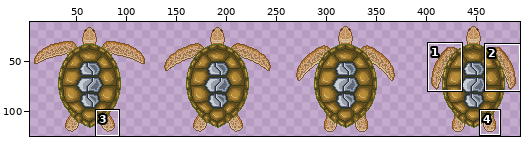
Two versions of one sprite sheet, Characters/Turtle/turtle-Sheet.png. Above, an overview of the earlier version with the close-up marked.
Close-up. Before:
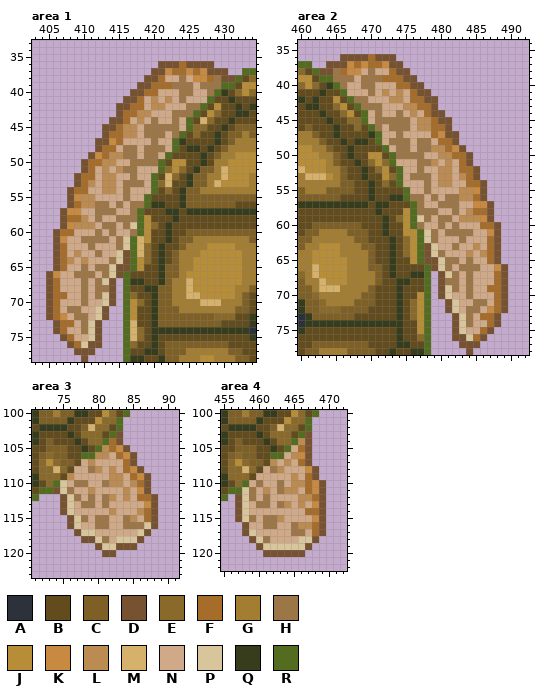
The file is 512x128 pixels. Colours within 5 levels of each other are drawn and written as one. Shown: area 1: x 403..434, y 33..78; area 2: x 460..492, y 34..78; area 3: x 71..91, y 100..123; area 4: x 455..472, y 100..122. The wide view leaves out empty margins. The commit also changed other parts of the picture, which this record leaves out.
Palette (. is transparent): A #2d313a  B #624c1e  C #7e6027  D #775231  E #8a6a2a  F #a66c29  G #a37e32  H #9d7648  J #b88d38  K #c88941  L #bb8b52  M #d5b16b  N #d0aa88  P #d9c59c  Q #373c1d  R #536c1f
Once edited:
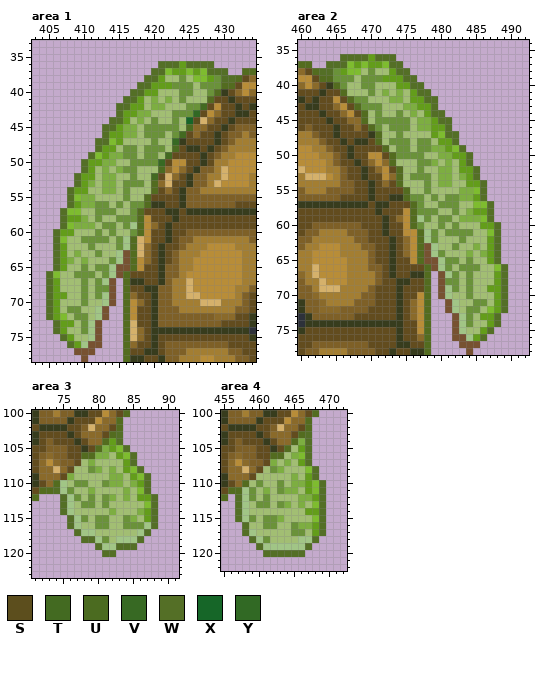
Colours new in this view: S #5c4e1d  T #436a21  U #4b6b20  V #376923  W #546f26  X #166628  Y #316924
Change:
colour F: #a66c29 -> #639d1a
colour H: #9d7648 -> #6a9239
colour K: #c88941 -> #7ebc2f
colour L: #bb8b52 -> #7dae41
colour N: #d0aa88 -> #a2be73
colour P: #d9c59c -> #a1c586
Area 1:
y 36: x 421..423 DDD -> WWW; x 425..428 DDDD -> WWWW
y 37: x 420..421 DD -> WW; x 428..430 DDD -> WWW
y 38: x 419..420 DD -> WW; x 430..431 DD -> WW
y 39: x 418..419 DD -> WW
y 40: x 417..418 DD -> WW
y 41: x 416..417 DD -> WW
y 42: x 415..416 DD -> WW; x 427 R -> T
y 43: x 415 D -> W; x 426 R -> Y
y 44: x 414..415 DD -> WW; x 425..426 RB -> XS
y 45: x 413..414 DD -> WW; x 425 R -> U
y 46: x 413 D -> W; x 424 R -> T
y 47: x 412..413 DD -> WW; x 423 R -> V
y 48: x 412 D -> W; x 423 R -> U
y 49: x 411 D -> W; x 422 R -> T
y 50: x 410 D -> W; x 421 R -> V
y 51: x 410 D -> W; x 421 R -> U
y 52: x 409 D -> W; x 420 R -> T
y 53: x 409 D -> W
y 54..56: x 408 D -> W
y 57..59: x 407 D -> W
y 60..65: x 406 D -> W
y 66..72: x 405 D -> W
y 73..74: x 406 D -> W
y 75: x 407 D -> W
y 76: x 408 D -> W
Area 2:
y 36: x 466..469 DDDD -> WWWW; x 471..473 DDD -> WWW
y 37: x 464..466 DDD -> WWW; x 473..474 DD -> WW
y 38: x 463..464 DD -> WW; x 474..475 DD -> WW
y 39: x 475..476 DD -> WW
y 40: x 476..477 DD -> WW
y 41: x 477..478 DD -> WW
y 42: x 478..479 DD -> WW
y 43: x 479 D -> W
y 44: x 479..480 DD -> WW
y 45: x 480..481 DD -> WW
y 46: x 481 D -> W
y 47: x 481..482 DD -> WW
y 48: x 482 D -> W
y 49: x 483 D -> W
y 50..51: x 484 D -> W
y 52..53: x 485 D -> W
y 54..56: x 486 D -> W
y 57..59: x 487 D -> W
y 60..65: x 488 D -> W
y 66..72: x 489 D -> W
y 73..74: x 488 D -> W
y 75: x 487 D -> W
y 76: x 486 D -> W
Area 3:
y 103..104: x 83 D -> W
y 105: x 84 D -> W
y 106..107: x 85 D -> W
y 108: x 86 D -> W
y 109..110: x 87 D -> W
y 111: x 74 D -> W; x 87 D -> W
y 112..114: x 75 D -> W; x 88 D -> W
y 115..116: x 76 D -> W; x 88 D -> W
y 117: x 77 D -> W; x 87 D -> W
y 118: x 78..79 DD -> WW; x 86 D -> W
y 119: x 80 D -> W; x 83..85 DDD -> WWW
y 120: x 81..82 DD -> WW
Area 4:
y 103..107: x 467 D -> W
y 108..109: x 468 D -> W
y 110..111: x 469 D -> W
y 112..115: x 457 D -> W; x 469 D -> W
y 116..117: x 458 D -> W; x 469 D -> W
y 118: x 459 D -> W; x 468 D -> W
y 119: x 460 D -> W; x 467 D -> W
y 120: x 461..466 DDDDDD -> WWWWWW
Pixel boxes of the changes (left, top, right, bottom) in both close-ups:
changed: (46, 61, 235, 348)
changed: (319, 54, 508, 341)
changed: (53, 431, 158, 557)
changed: (235, 431, 326, 557)
